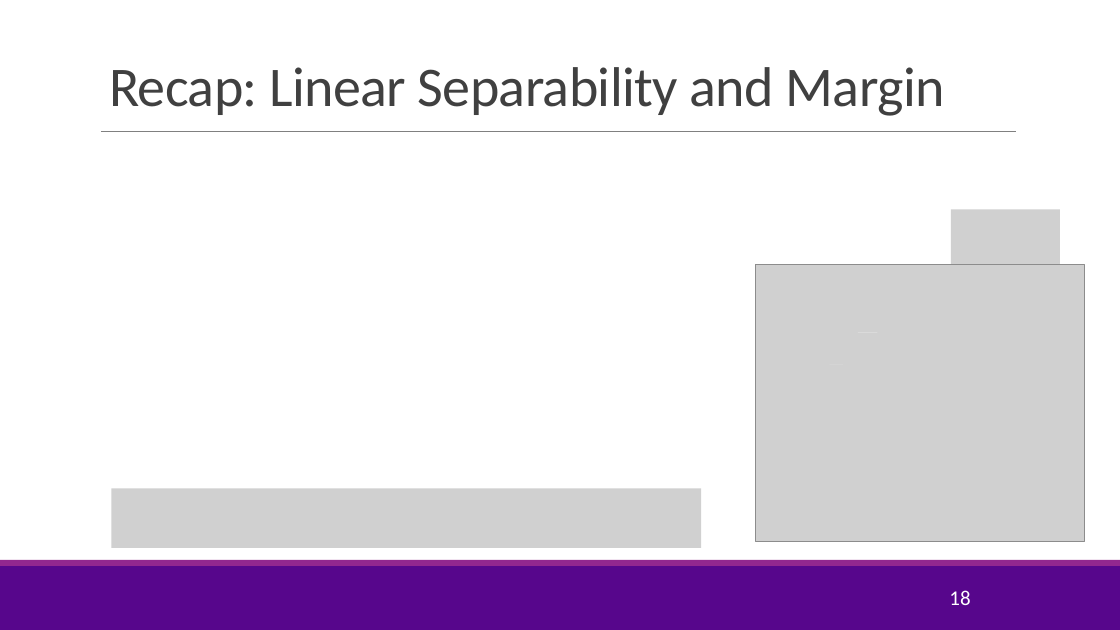
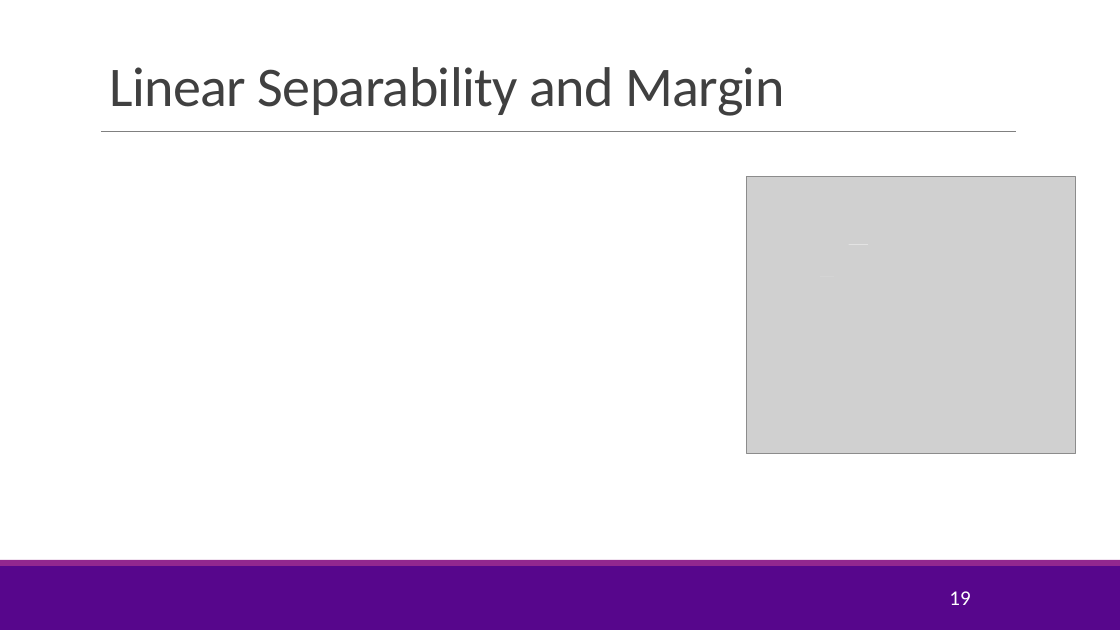
Before and after one commit to sdrangan/introml, a slide deck: slide 19 of lectures/Lect08_SVM.pptx (slide 18 before the commit). Drawn at 1120x630 pixels with LibreOffice and Linux fonts; fonts in the diff are those of the drawing; grey boxes stand for pictures; background and template pictures are left out. Boxes give left, top, right and bottom in pixels: in the first picture for what was removed or moved away, otherwise in the second. Text is boxed around its words. In the diff, an @@ line names an element or a change of style, - is before the commit and + after.

```diff
--- a/lectures/Lect08_SVM.pptx
+++ b/lectures/Lect08_SVM.pptx
@@ title at (109, 67, 785, 116): text changed @@
-Recap: Linear Separability and Margin
+Linear Separability and Margin
@@ picture removed at (951, 209, 1060, 265) @@
@@ 3 pictures, 2 rectangles: place and size @@
-3 pictures, 2 rectangles at (755, 265, 1085, 541)
+3 pictures, 2 rectangles at (746, 177, 1075, 454)
@@ picture removed at (112, 489, 702, 549) @@
@@ page number at (949, 591, 970, 605): text changed @@
-18
+19
```
Also in this commit, not shown: 17 other slides changed, 6 slides added, 1 slide removed, 2 other files.
